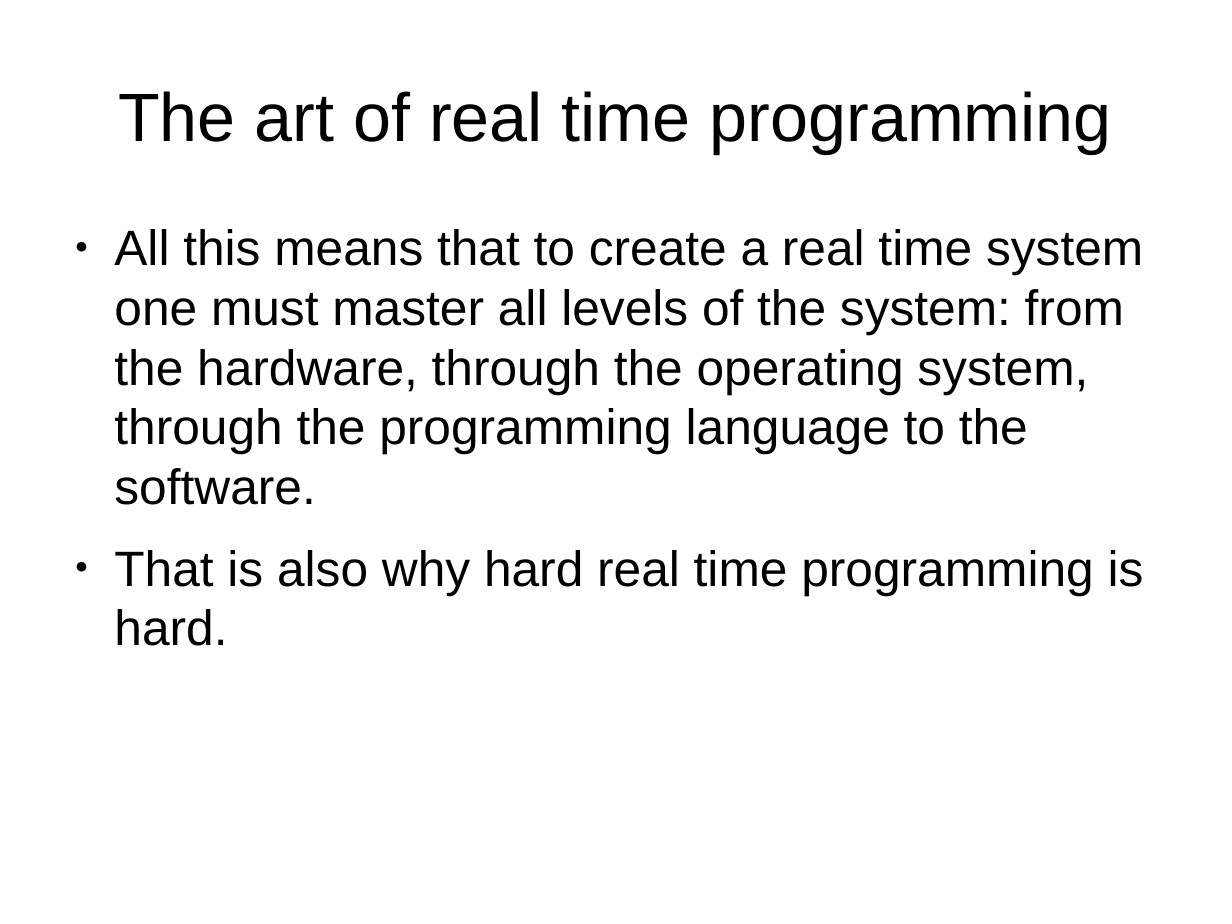
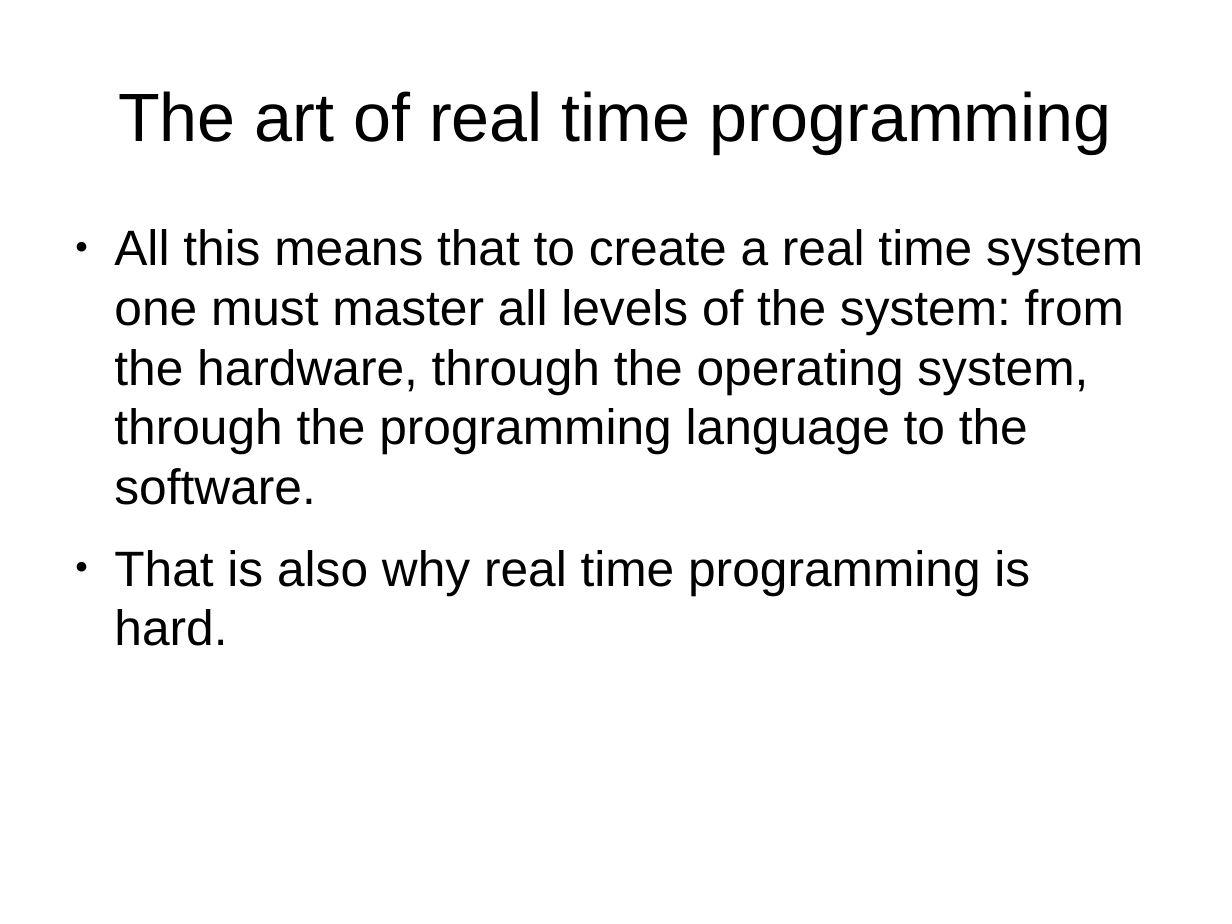
Before and after one commit to kalmuthu/slides, a slide deck: slide 11 of odp/realtime.odp (slide 10 before the commit). Drawn at 1232x924 pixels with LibreOffice and Linux fonts; fonts in the diff are those of the drawing. Boxes give left, top, right and bottom in pixels: in the first picture for what was removed or moved away, otherwise in the second. Text is boxed around its words. In the diff, an @@ line names an element or a change of style, - is before the commit and + after.

Commit message:
improved the real time slides

```diff
--- a/odp/realtime.odp
+++ b/odp/realtime.odp
@@ text at [114, 550, 1030, 646]: text changed @@
-● That is also why hard real time programming is hard.
+● That is also why real time programming is hard.
```
Also in this commit, not shown: 11 other slides changed, 9 slides added.
